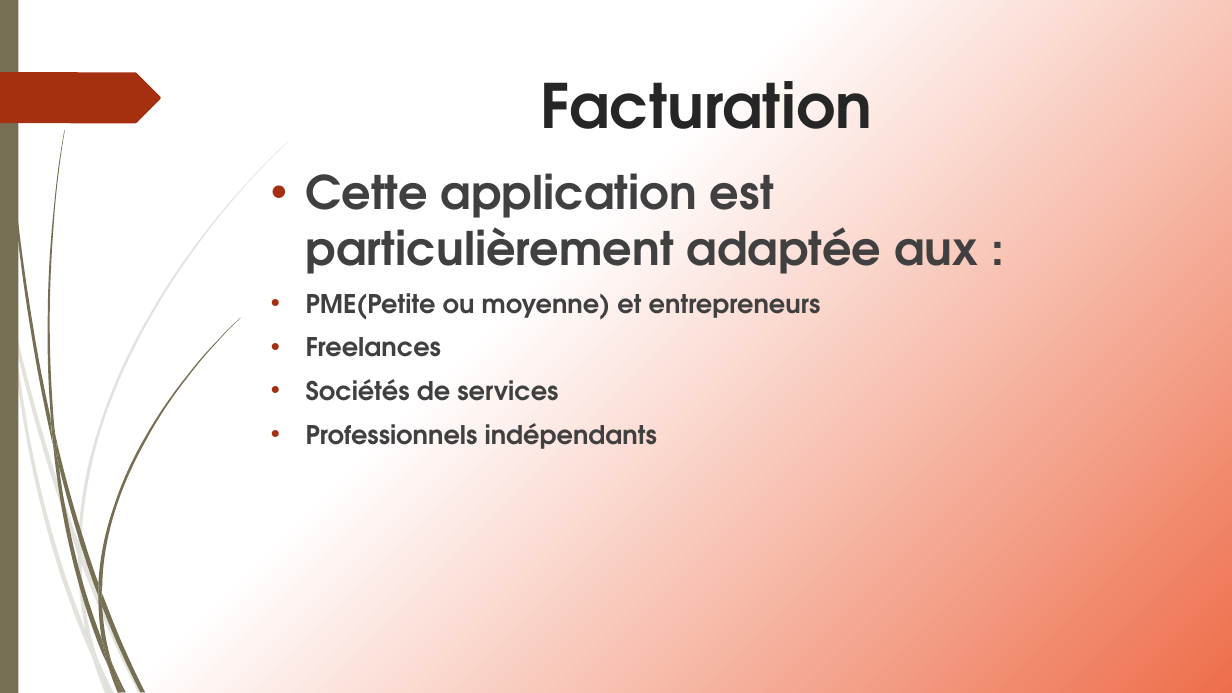
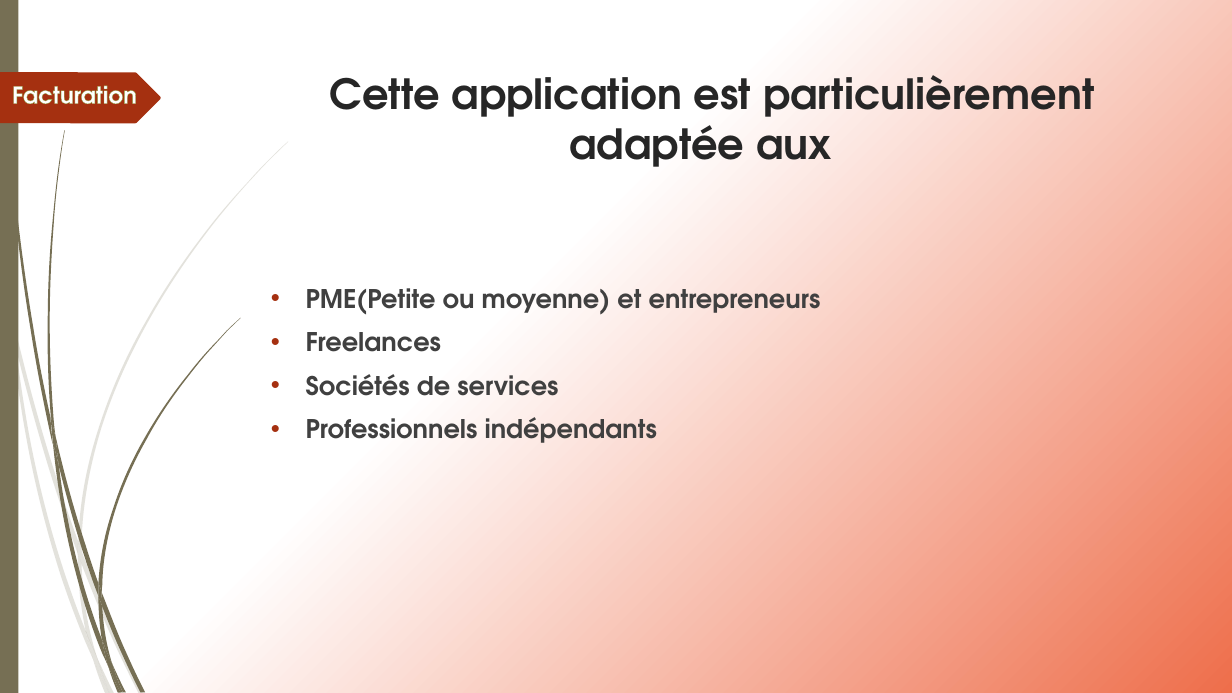
Before and after one commit to ameerchand30/Facturation, a slide deck: slide 17 of Facturation.pptx (slide 13 before the commit). Drawn at 1232x693 pixels with LibreOffice and Linux fonts; fonts in the diff are those of the drawing. Boxes give left, top, right and bottom in pixels: in the first picture for what was removed or moved away, otherwise in the second. Text is boxed around its words. In the diff, an @@ line names an element or a change of style, - is before the commit and + after.

```diff
--- a/Facturation.pptx
+++ b/Facturation.pptx
@@ text added at <box>12,85,137,104</box>, 18 pt, text #FFFFFF, bold @@
+Facturation
@@ title at <box>330,75,1095,167</box>: text changed; size 47.7 to 32.4 pt @@
-Facturation
+Cette application est particulièrement adaptée aux
@@ text at <box>306,173,978,274</box>: paragraph removed @@
-• Cette application est particulièrement adaptée aux :
@@ text "PME(Petite ou moyenne) et entrepreneurs": place and size @@
-text "PME(Petite ou moyenne) et entrepreneurs" at <box>306,173,978,449</box>
+text "PME(Petite ou moyenne) et entrepreneurs" at <box>306,288,821,443</box>
```
Also in this commit, not shown: 24 other slides changed, 8 slides added, 1 slide removed, 2 other files.
